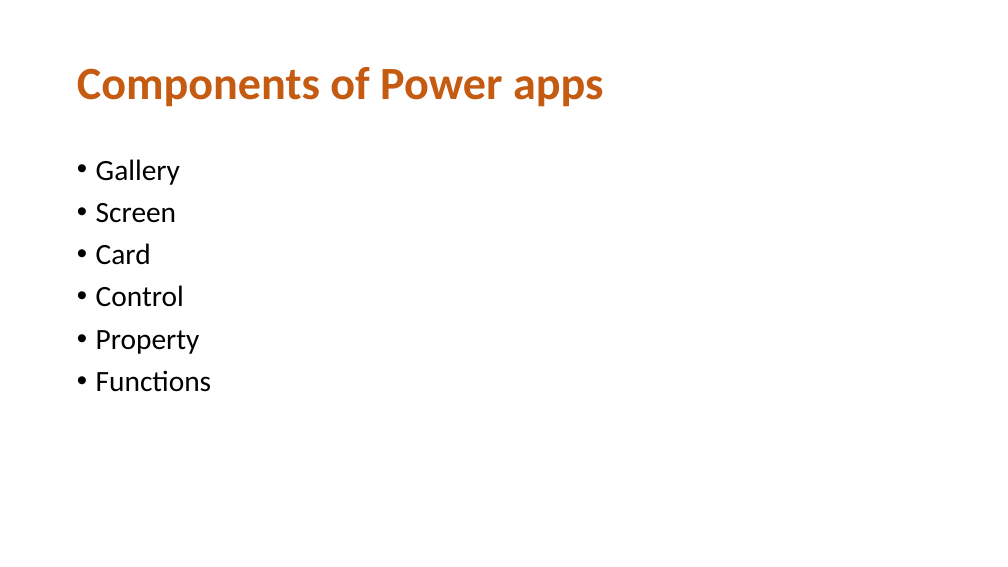
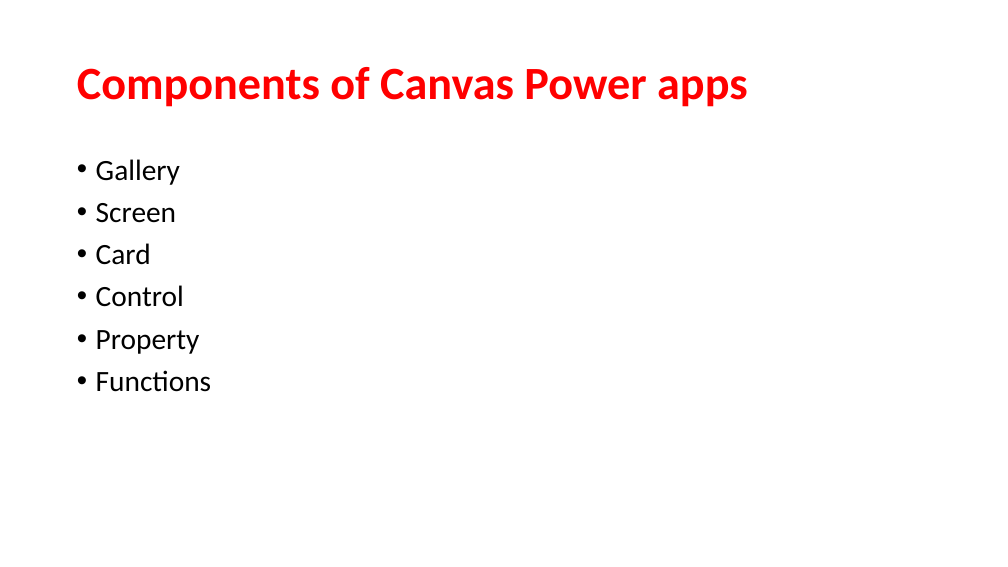
Before and after one commit to raagaraam/PowerApps, a slide deck: slide 27 of POWER APPS.pptx (slide 9 before the commit). Drawn at 1008x567 pixels with LibreOffice and Linux fonts; fonts in the diff are those of the drawing. Boxes give left, top, right and bottom in pixels: in the first picture for what was removed or moved away, otherwise in the second. Text is boxed around its words. In the diff, an @@ line names an element or a change of style, - is before the commit and + after.

```diff
--- a/POWER APPS.pptx
+++ b/POWER APPS.pptx
@@ title at <box>77,67,747,107</box>: text changed; text colour #C55A11 to #FF0000 @@
-Components of Power apps
+Components of Canvas Power apps
```
Also in this commit, not shown: 10 other slides changed, 59 slides added, 6 slides removed.
